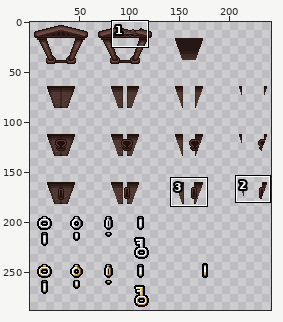
Sprite sheet, stored at resources/gfx/grid/02a_rd_catacombs_a.png. The first picture is a wide view before the edit; the outline marks the close-up.
Close-up. Before:
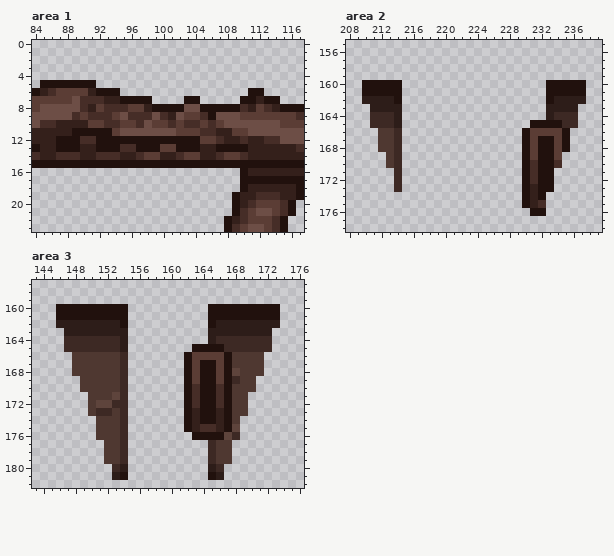
The file is 256x288 pixels. Colours within 5 levels of each other are drawn and written as one. Shown: area 1: x 84..117, y 0..23; area 2: x 208..239, y 155..178; area 3: x 143..176, y 157..182. The wide view leaves out empty margins.
Now the later version:
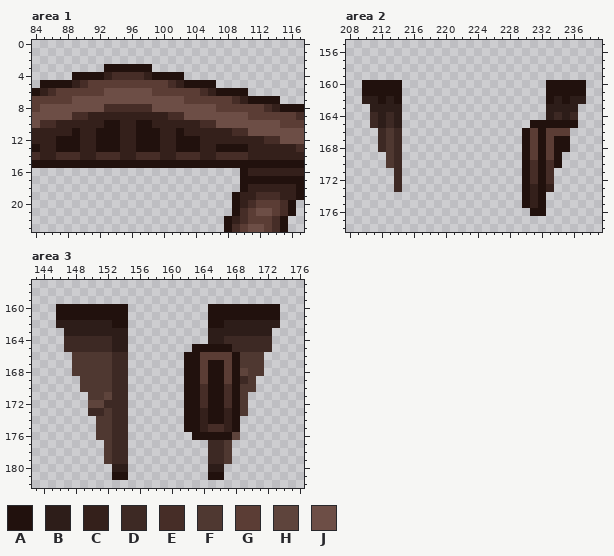
Palette (. is transparent): A #21110d  B #2d1d19  C #34201b  D #3d2924  E #462d27  F #4f3831  G #5b3d35  H #5e443c  J #6d4e46
The edit:
Changed rows in their new state; - is an unchanged pixel.
Area 1:
first column x 89:
 3 ----AAAAAA--------------
 4 AAAACEEEECAAAA----------
 5 CEGGGGGGGGGGECAAAA------
 6 --GGJJJJJJGGGGGGECAAAA..
 7 -JJJJJJJJJJJJJGGGGGGEC-A
 8 -JJJ---EEEJJJJ--JJGGGGG-
 9 -ECCCCCCCCCCEEJJJJ---J--
10 --CCAACCAACCCCCCE-J-----
11 -CC--ACCAAACCACCCC--EE--
12 -CC---CC---CC---CCC--C--
13 ------CC---CC-----------
14 ---------EE---EE---EE---
Area 2:
first column x 212:
162 A----------------------A-
164 B----------------------B-
165 B----------------------AA
166 D-------------------A--G-
167 D--------------------GA--
168 D--------------------GA--
169 ---------------------GA--
170 ---------------------EA--
171 ---------------------E---
172 ---------------------E---
173 ---------------------C---
175 --------------------A----
Area 3:
first column x 150:
162 ---A------------A---
164 ---B------------B---
165 ---B-------------A--
166 ---D---------A---GA-
167 ---D---------AG-AGA-
168 ---D---------AG-AGAH
169 ---D---------AG-AGAD
170 ---D---------AE-AEA-
171 --HD---------AE-AEA-
172 H-D----------AE-AEA-
173 D-FD---------AC-ACA-
174 ---D---------AC-ACA-
175 ---D---------AC-ECA-
176 ---D-------------AH-
177 ---D------------D---
178 ---D------------D---
179 ---D------------D---
180 ---B------------B---
181 ---A------------A---
Where, in picture pixels (left, top, right, bottom), the same in both close-ups:
changed: (72, 64, 264, 160)
changed: (378, 96, 386, 152)
changed: (538, 96, 578, 208)
changed: (88, 320, 120, 480)
changed: (192, 320, 248, 480)
